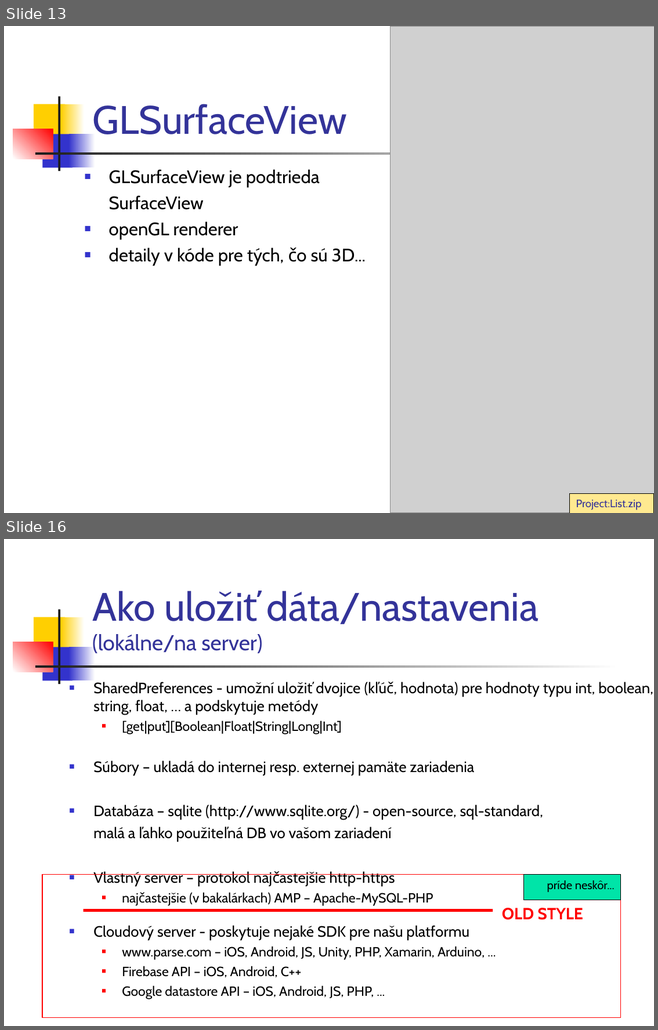
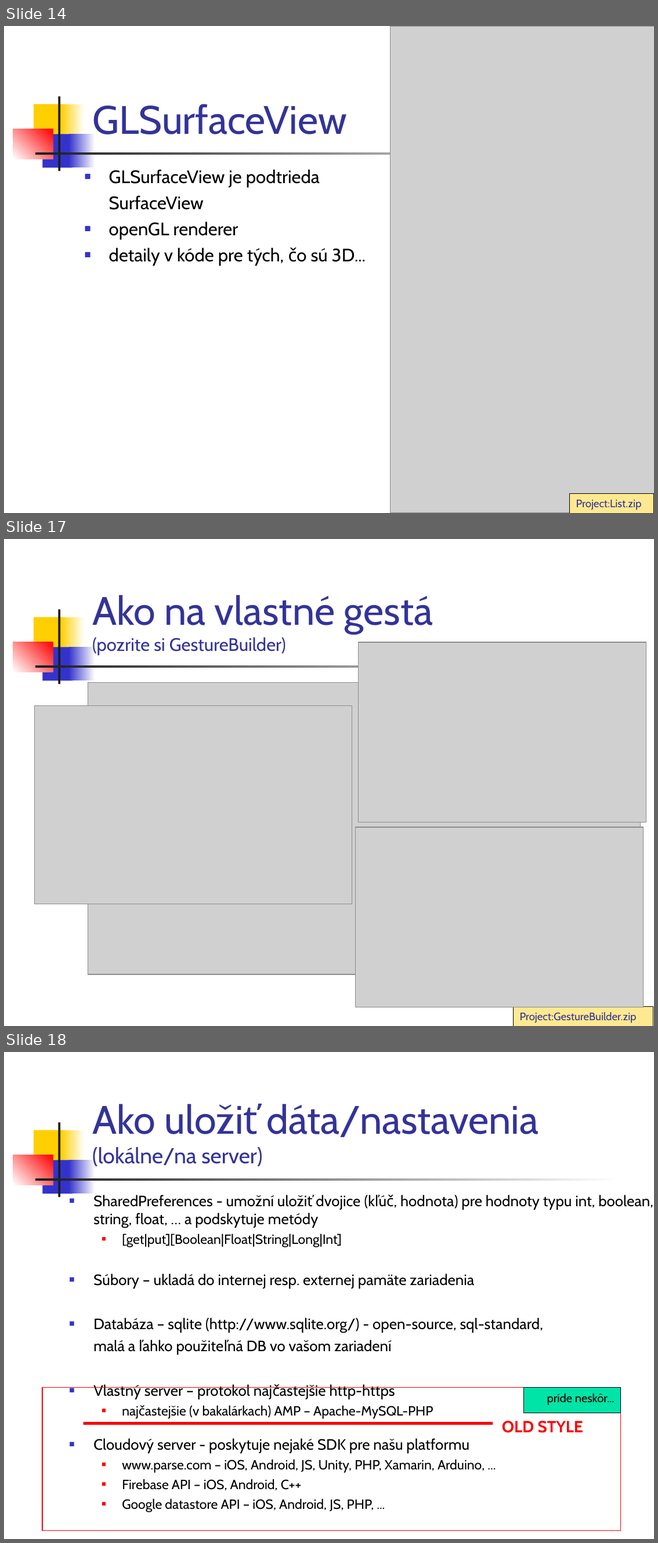
Before and after one commit to vmandro/Prednasky, a slide deck: 05/05_Android.ppt. Shown one above the other, each under a label of ours: slides 13 and 16 before the commit, slides 14, 17 and 18 after it; the slides between them are not shown. The pictures are 658x1030 and 658x1543 pixels, drawn with LibreOffice and Linux fonts; fonts in the diff are those of the drawing; grey boxes stand for pictures. Boxes give left, top, right and bottom in pixels: in the first picture for what was removed or moved away, otherwise in the second. Text is boxed around its words. In the diff, an @@ line names an element or a change of style, - is before the commit and + after.

```diff
--- a/05/05_Android.ppt
+++ b/05/05_Android.ppt
@@ slide 17 added at (4, 539, 654, 1026), background #FFFFFF; not listed: 7 template elements that a slide beside it also shows @@
@@ rectangle added at (4, 542, 17, 568), fill #FFFFFF @@
@@ title added at (92, 595, 433, 655), 20 pt, text #333399 @@
+Ako na vlastné gestá
+(pozrite si GestureBuilder)
@@ picture added at (358, 642, 646, 822) @@
@@ picture added at (88, 683, 640, 975) @@
@@ picture added at (35, 706, 351, 904) @@
@@ picture added at (355, 827, 643, 1008) @@
@@ rectangle added at (513, 1006, 653, 1026), fill #FFE990, outline #000000 0.74 pt, 12 pt, text #333399 @@
+Project:GestureBuilder.zip
@@ what was slide 13 is now slide 14 @@
@@ what was slide 16 is now slide 18 @@
```
Also in this commit, not shown: 12 slides changed, 2 other slides added, 1 other file.
